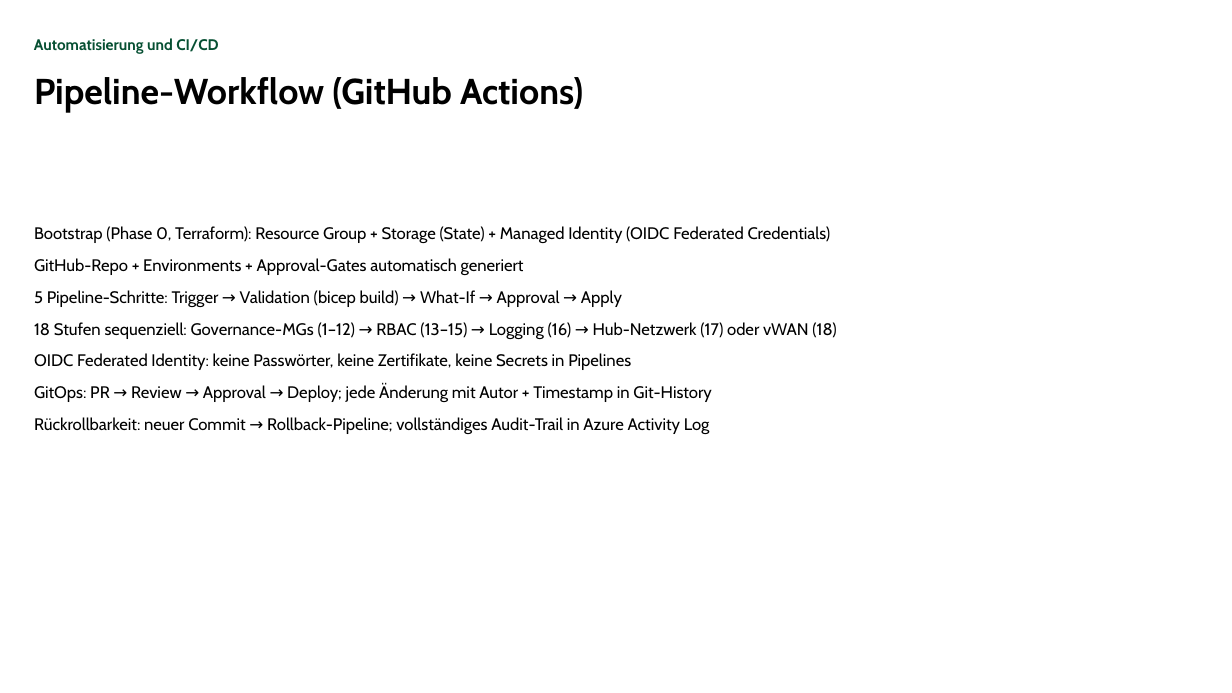
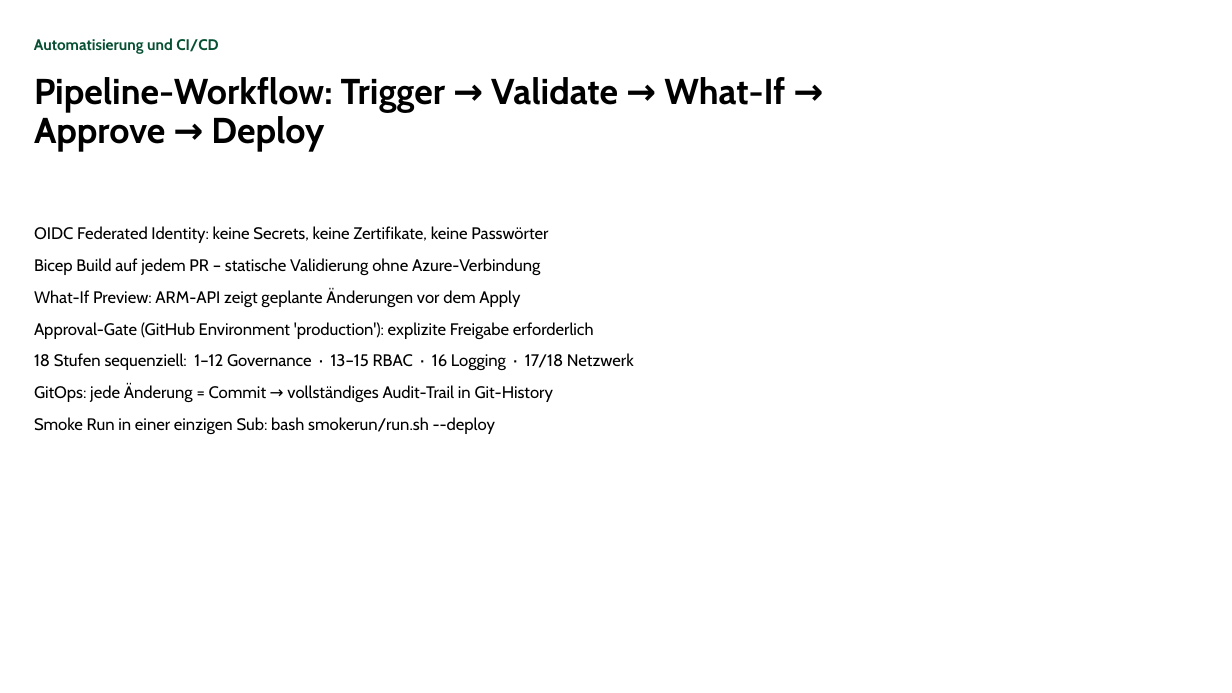
Before and after one commit to YannickBeck/azure-landing-zone, a slide deck: slide 27 of docs/konzept/Powerpoint/Azure-Landing-Zone-Konzept.pptx. Drawn at 1232x693 pixels with LibreOffice and Linux fonts; fonts in the diff are those of the drawing; background and template pictures are left out. Boxes give left, top, right and bottom in pixels: in the first picture for what was removed or moved away, otherwise in the second. Text is boxed around its words. In the diff, an @@ line names an element or a change of style, - is before the commit and + after.

```diff
--- a/docs/konzept/Powerpoint/Azure-Landing-Zone-Konzept.pptx
+++ b/docs/konzept/Powerpoint/Azure-Landing-Zone-Konzept.pptx
@@ title at (x1=34, y1=77, x2=785, y2=152): text changed @@
-Pipeline-Workflow (GitHub Actions)
+Pipeline-Workflow: Trigger → Validate → What-If → Approve → Deploy
@@ text at (x1=34, y1=226, x2=634, y2=434): text changed @@
-Bootstrap (Phase 0, Terraform): Resource Group + Storage (State) + Managed Identity (OIDC Federated Credentials)
-GitHub-Repo + Environments + Approval-Gates automatisch generiert
-5 Pipeline-Schritte: Trigger → Validation (bicep build) → What-If → Approval → Apply
-18 Stufen sequenziell: Governance-MGs (1–12) → RBAC (13–15) → Logging (16) → Hub-Netzwerk (17) oder vWAN (18)
-OIDC Federated Identity: keine Passwörter, keine Zertifikate, keine Secrets in Pipelines
-GitOps: PR → Review → Approval → Deploy; jede Änderung mit Autor + Timestamp in Git-History
-Rückrollbarkeit: neuer Commit → Rollback-Pipeline; vollständiges Audit-Trail in Azure Activity Log
+OIDC Federated Identity: keine Secrets, keine Zertifikate, keine Passwörter
+Bicep Build auf jedem PR – statische Validierung ohne Azure-Verbindung
+What-If Preview: ARM-API zeigt geplante Änderungen vor dem Apply
+Approval-Gate (GitHub Environment 'production'): explizite Freigabe erforderlich
+18 Stufen sequenziell: 1–12 Governance · 13–15 RBAC · 16 Logging · 17/18 Netzwerk
+GitOps: jede Änderung = Commit → vollständiges Audit-Trail in Git-History
+Smoke Run in einer einzigen Sub: bash smokerun/run.sh --deploy
```
Also in this commit, not shown: 24 other slides changed, 12 slides added, 17 slides removed, 1 other file.
